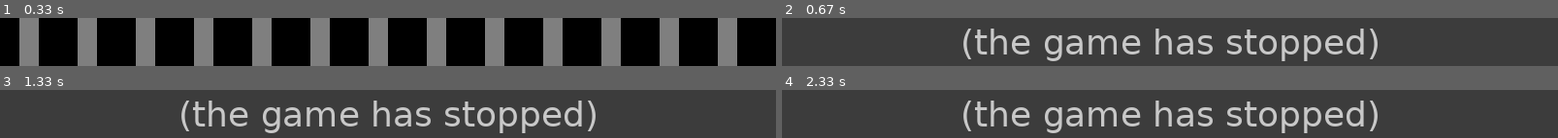
Above: before the commit, frames 1-4 (two rows, left to right).
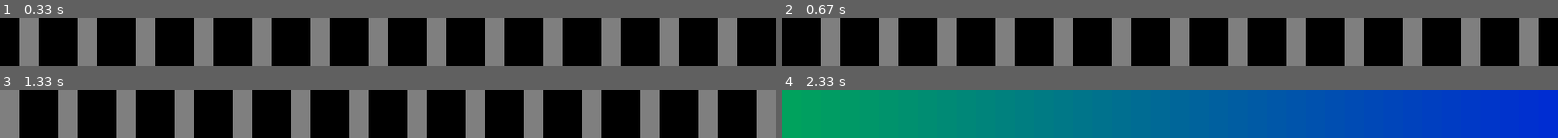
Above: after the commit, the same moments.

Repository: uozuAho/pilights
Game: pygame game, started from demo.py
The game is run twice, just before and just after one commit, with the same random seed, the same clock (stepped at 60 frames per second) and the same inputs.
Inputs:
- Up to frame 1 (0.33 s): no input
- Up to frame 2 (0.67 s): tap Enter at 0.33 s
- Up to frame 3 (1.33 s): no input
- Up to frame 4 (2.33 s): no input

Frame 1 is identical in both runs. In frame 2, 99% of the frame differs, in the area x 0-100%, y 0-100%; in frame 3, 99%; in frame 4, 100%.
Before the commit the program exited at 0.33 s; later frames show no game.

Commit message:
cleanup, quit pygame on escape instead of any key

Diff:
--- a/discovery_client/server.py
+++ b/discovery_client/server.py
@@ -1,10 +1,17 @@
 import socket
+
+PORT_LISTEN = 37020
+PORT_SEND = 37021
 
 skt = socket.socket(socket.AF_INET, socket.SOCK_DGRAM) # UDP
 skt.setsockopt(socket.SOL_SOCKET, socket.SO_BROADCAST, 1)
-skt.bind(("", 37020))
+skt.bind(("", PORT_LISTEN))
+
+print('listening for messages on port ' + str(PORT_LISTEN))
+
 while True:
     data, addr = skt.recvfrom(1024)
     print("received message: %s"%data)
     if data == "just nod if you can hear me":
-        skt.sendto('nod', ('<broadcast>', 37021))
+        # todo: don't broadcast - send back to sender
+        skt.sendto('nod', ('<broadcast>', PORT_SEND))
--- a/flask_pixel_server/clients_page.py
+++ b/flask_pixel_server/clients_page.py
@@ -1,6 +1,9 @@
 import socket
 
 from flask import render_template
+
+PORT_BROADCAST_TO_CLIENTS = 37020
+PORT_LISTEN_FOR_CLIENTS = 37021
 
 
 def clients():
@@ -14,8 +17,8 @@
     # Set a timeout so the socket does not block
     # indefinitely when trying to receive data.
     skt.settimeout(0.2)
-    skt.bind(("", 37021))
+    skt.bind(("", PORT_LISTEN_FOR_CLIENTS))
     message = b"just nod if you can hear me"
-    skt.sendto(message, ('<broadcast>', 37020))
+    skt.sendto(message, ('<broadcast>', PORT_BROADCAST_TO_CLIENTS))
     data, addr = skt.recvfrom(1024)
     print("received message: %s"%data)
--- a/pygame_pixels/pygame_pixels.py
+++ b/pygame_pixels/pygame_pixels.py
@@ -42,8 +42,9 @@
             events = pygame.event.get()
             for event in events:
                 if event.type == pygame.KEYDOWN:
-                    print('exiting due to keypress...')
-                    done = True
+                    if event.key == pygame.K_ESCAPE:
+                        print('escape pressed. quitting...')
+                        done = True
             for pgpixel, pixel in zip(self.pixels, self.generate_pixels()):
                 pgpixel.rgb = pixel.rgb
             self.render(self.pixels)
Not shown, changed: readme.md
